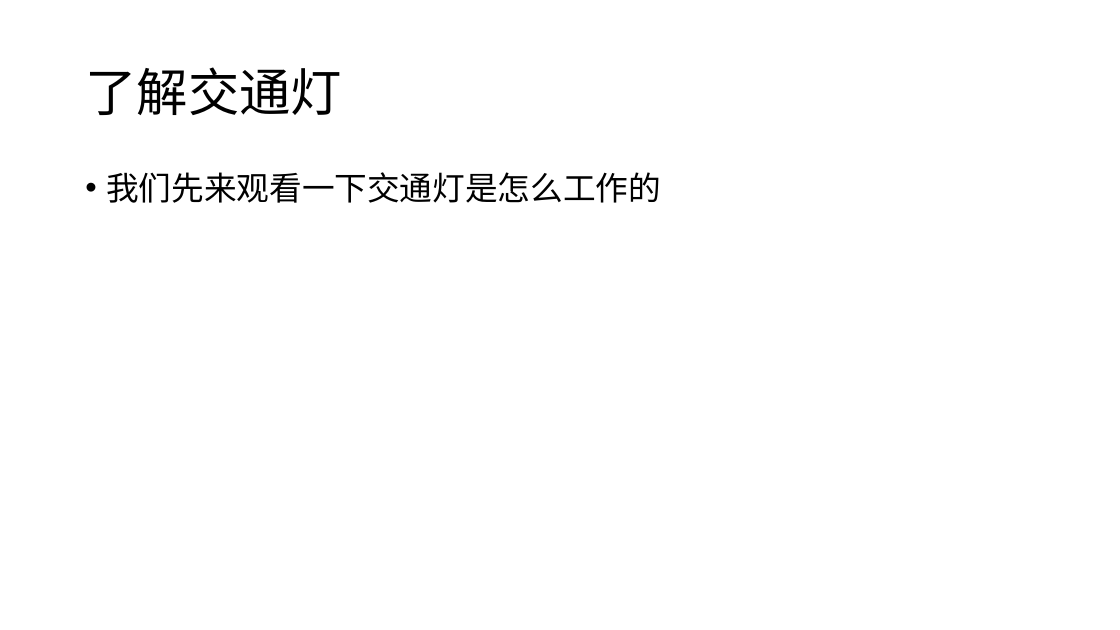
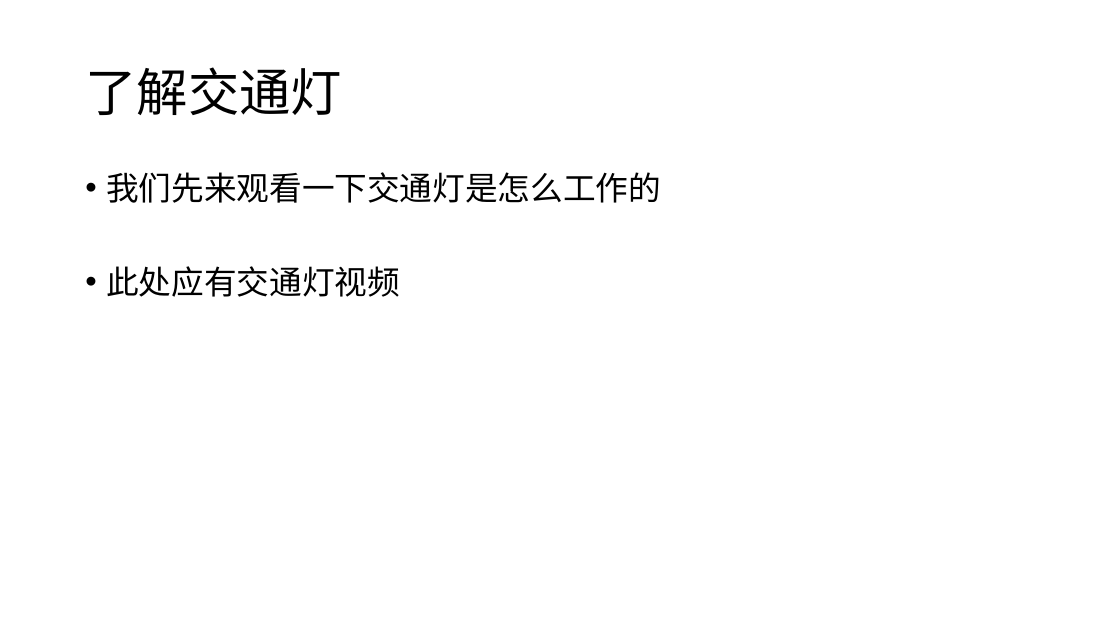
Before and after one commit to chenjiegd/microbit_Repository, a slide deck: slide 2 of micro_bit/microbit课件/4.小结.pptx. Drawn at 1120x630 pixels with LibreOffice and Linux fonts; fonts in the diff are those of the drawing. Boxes give left, top, right and bottom in pixels: in the first picture for what was removed or moved away, otherwise in the second. Text is boxed around its words. In the diff, an @@ line names an element or a change of style, - is before the commit and + after.

```diff
--- a/micro_bit/microbit课件/4.小结.pptx
+++ b/micro_bit/microbit课件/4.小结.pptx
@@ text at box(106, 266, 400, 297): paragraph added @@
+• 此处应有交通灯视频
```
Also in this commit, not shown: 2 other slides changed.
